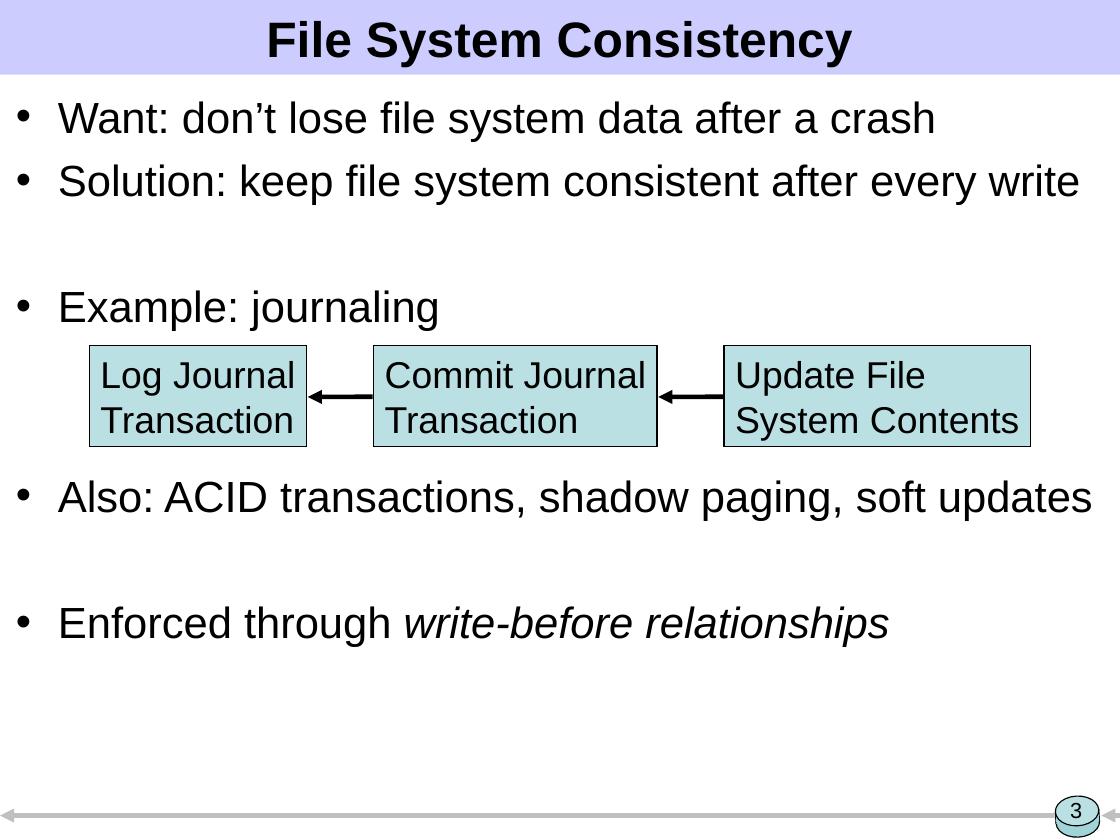
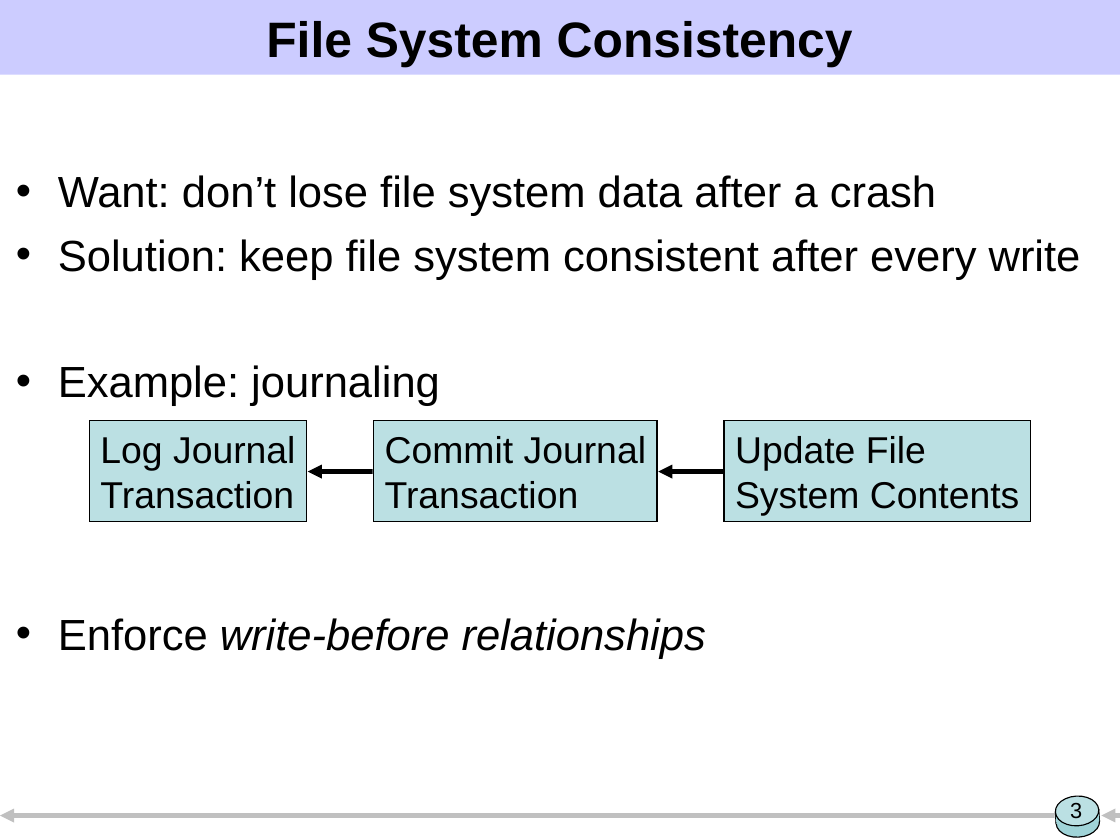
Before and after one commit to ucla-readable/fstitch-doc, a slide deck: slide 3 of sosp/pres.ppt. Drawn at 1120x840 pixels with LibreOffice and Linux fonts; fonts in the diff are those of the drawing. Boxes give left, top, right and bottom in pixels: in the first picture for what was removed or moved away, otherwise in the second. Text is boxed around its words. In the diff, an @@ line names an element or a change of style, - is before the commit and + after.

```diff
--- a/sosp/pres.ppt
+++ b/sosp/pres.ppt
@@ text "Want: don’t lose file system ...": place and size @@
-text "Want: don’t lose file system ..." at bbox=[58, 101, 1093, 647]
+text "Want: don’t lose file system ..." at bbox=[58, 175, 1081, 659]
@@ 3 rectangles, 2 arrows: place and size @@
-3 rectangles, 2 arrows at bbox=[90, 346, 1030, 447]
+3 rectangles, 2 arrows at bbox=[90, 420, 1030, 521]
@@ text at bbox=[58, 618, 706, 659]: text changed; italic on @@
-• Also: ACID transactions, shadow paging, soft updates
-• Enforced through write-before relationships
+• Enforce write-before relationships
```
Also in this commit, not shown: 16 other slides changed, 1 slide added, 1 slide removed.
